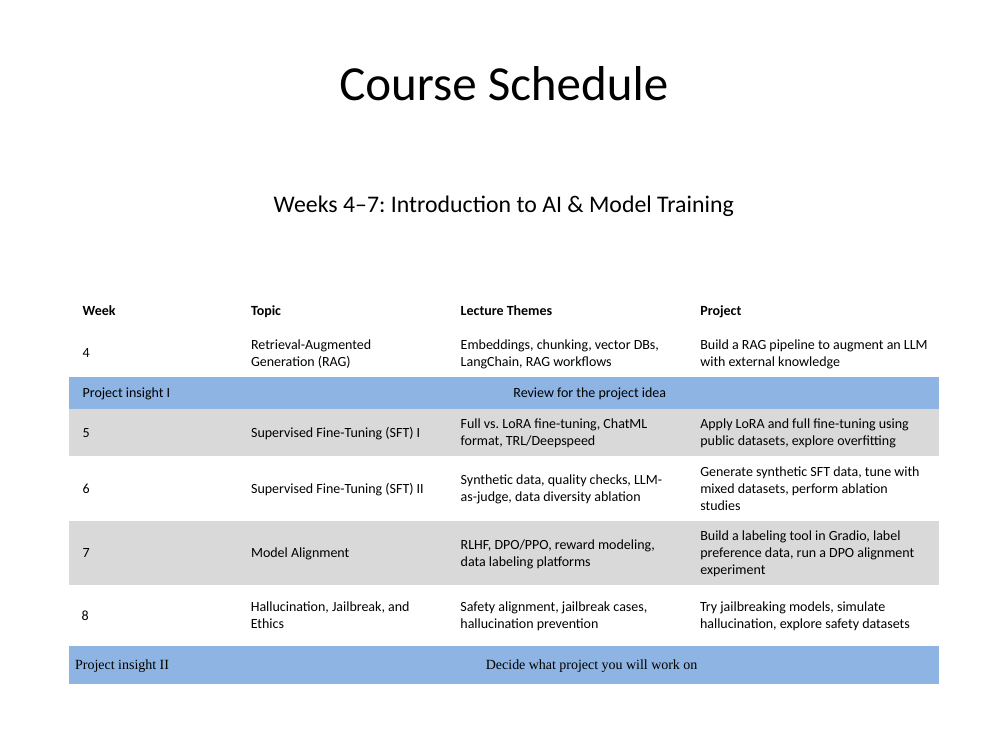
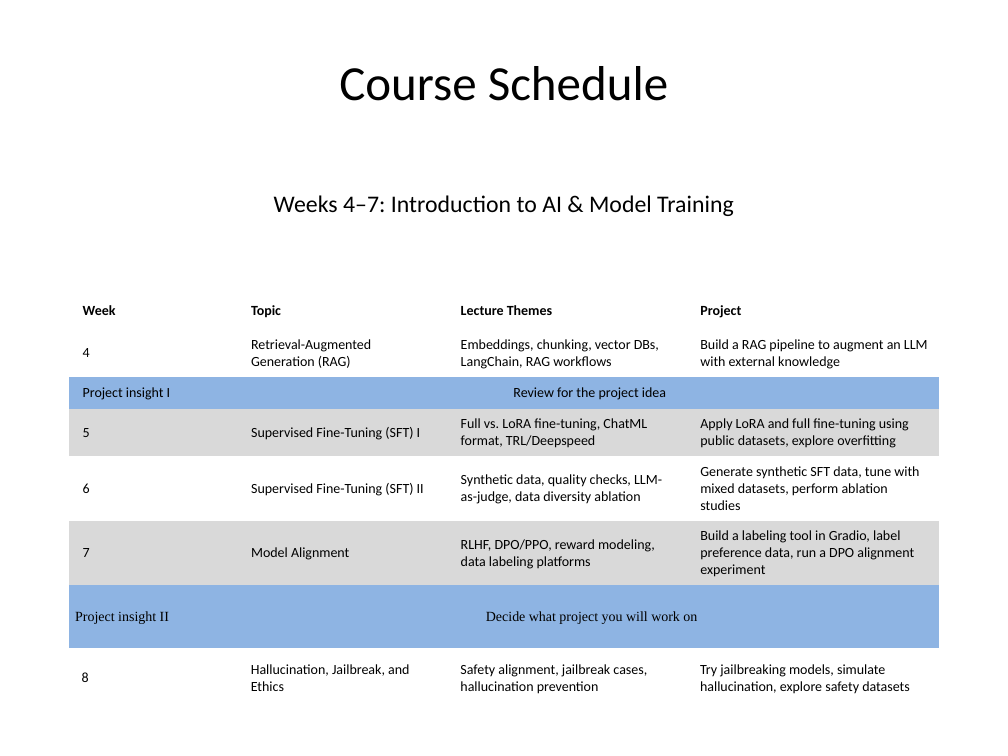
Before and after one commit to inference-ai-course/MLE_in_Gen_AI-Course, a slide deck: slide 4 of Class1/course_overview_presentation.pptx. Drawn at 1008x756 pixels with LibreOffice and Linux fonts; fonts in the diff are those of the drawing. Boxes give left, top, right and bottom in pixels: in the first picture for what was removed or moved away, otherwise in the second. Text is boxed around its words. In the diff, an @@ line names an element or a change of style, - is before the commit and + after.

```diff
--- a/Class1/course_overview_presentation.pptx
+++ b/Class1/course_overview_presentation.pptx
@@ table at box(70, 291, 939, 707) @@
+row 7: Project insight II | Decide what project you will work on |  | 
-row 8: Project insight II | Decide what project you will work on |  | 
@@ fill none to #8EB4E3 in 2 cells @@
@@ fill #8EB4E3 to none in 2 cells @@
```
Also in this commit, not shown: 1 other slide changed, 2 slides added, 6 other files.
